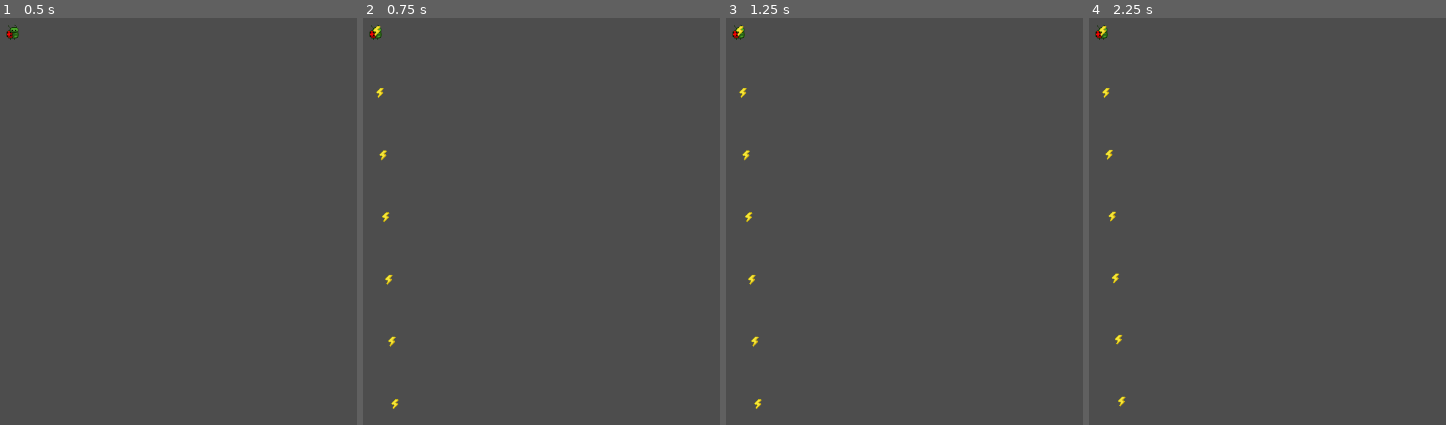
Above: before the commit, frames 1-4 (left to right).
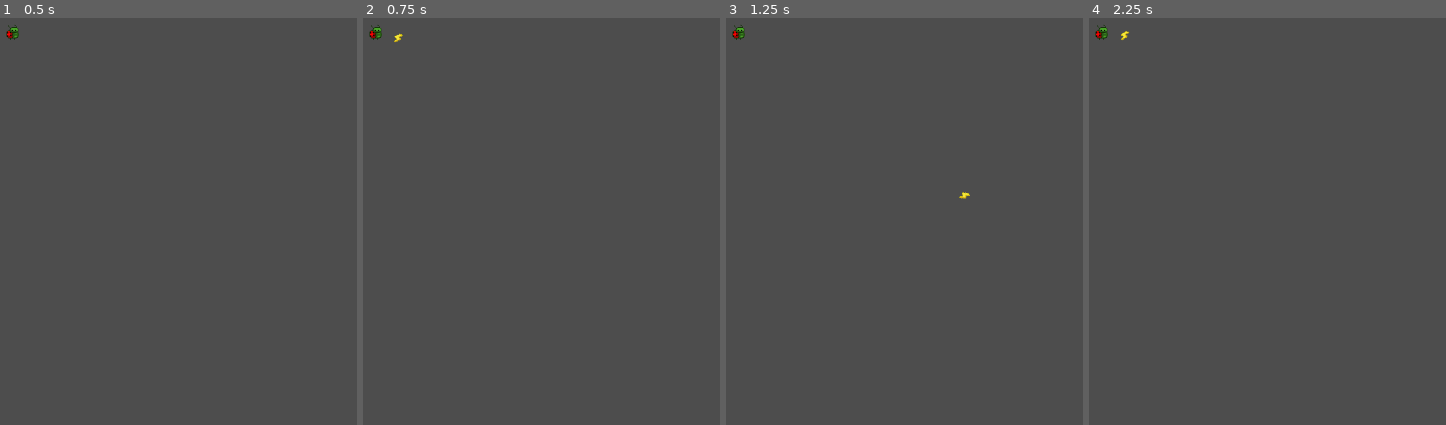
Above: after the commit, the same moments.

Repository: HypotheticalWhale/BabyThrowingSim
Game: Godot game, scene res://Scenes/Main.tscn
The game is run twice, just before and just after one commit, with the same random seed, the same clock (stepped at 60 frames per second) and the same inputs.
Inputs (mouse positions are in pixels of both pictures, inside the frame that each line leads up to):
- Up to frame 1 (0.5 s): no input
- Up to frame 2 (0.75 s): tap Enter at 0.5 s; move the mouse to (outside the picture) at 0.52 s; hold Space (shoot) from 0.53 s (still down); click (outside the picture) at 0.67 s
- Up to frame 3 (1.25 s): keep holding Space (shoot)
- Up to frame 4 (2.25 s): move the mouse to (1263, 221) at 1.27 s; release Space (shoot) at 1.28 s; tap Space (shoot) at 1.35 s; click (1263, 221) at 1.42 s; tap Enter at 2 s; move the mouse to (outside the picture) at 2.02 s; hold Space (shoot) from 2.03 s (still down); click (outside the picture) at 2.17 s

Frame 1 is identical in both runs. In frame 2, 0.2% of the frame differs, in the area x 2-12%, y 1-97%; in frame 3, 0.2%, in the area x 2-69%, y 1-97%; in frame 4, 0.2%.

Commit message:
projectile motion

Diff:
--- a/Player/Player.gd
+++ b/Player/Player.gd
@@ -1,21 +1,45 @@
+#extends Node2D
+#
+## Exposed variables
+#@export var projectile_scene: PackedScene
+#@export var arc_height: float = 100.0  # Adjust this value to control the height of the arc
+#var projectile_speed: float = 5.0
+#var direction: Vector2
+#
+## Called every frame
+#func _process(delta: float) -> void:
+	#if Input.is_action_pressed("shoot"):
+		#var mouse_position: Vector2 = get_global_mouse_position()
+		#var projectile_instance: Node2D = projectile_scene.instantiate()
+		#projectile_instance.global_position = global_position
+		#direction = (mouse_position - global_position).normalized()
+		#var time_to_target: float = direction.length() / projectile_speed
+		#var initial_velocity_x: float = direction.x * projectile_speed
+		#var initial_velocity_y: float = (direction.y * projectile_speed) + (0.5 * arc_height * 9.8 * time_to_target)
+		## Set the projectile's initial velocity
+		#projectile_instance.velocity = Vector2(initial_velocity_x, initial_velocity_y)
+		#get_parent().add_child(projectile_instance)
+
 extends Node2D
 
-# Exposed variables
 @export var projectile_scene: PackedScene
-@export var arc_height: float = 100.0  # Adjust this value to control the height of the arc
-var projectile_speed: float = 5.0
-var direction: Vector2
 
-# Called every frame
-func _process(delta: float) -> void:
-	if Input.is_action_pressed("shoot"):
-		var mouse_position: Vector2 = get_global_mouse_position()
-		var projectile_instance: Node2D = projectile_scene.instantiate()
-		projectile_instance.global_position = global_position
-		direction = (mouse_position - global_position).normalized()
-		var time_to_target: float = direction.length() / projectile_speed
-		var initial_velocity_x: float = direction.x * projectile_speed
-		var initial_velocity_y: float = (direction.y * projectile_speed) + (0.5 * arc_height * 9.8 * time_to_target)
-		# Set the projectile's initial velocity
-		projectile_instance.velocity = Vector2(initial_velocity_x, initial_velocity_y)
-		get_parent().add_child(projectile_instance)
+func _physics_process(delta):
+	point_head_to_mouse()
+
+func point_head_to_mouse():
+	var mouse_pos = get_global_mouse_position()  # Get the global position of the mouse cursor
+	var direction = (mouse_pos - global_position).normalized()  # Calculate the direction to the cursor
+	var angle = atan2(direction.y, direction.x)  # Calculate the angle in radians
+
+func _input(event):
+	if event is InputEventMouseButton and event.button_index == MOUSE_BUTTON_LEFT and event.pressed:
+		spawn_fireball()
+
+func spawn_fireball():
+	var fireball = projectile_scene.instantiate()
+	add_child(fireball)
+	var mouse_pos = get_global_mouse_position()
+	var direction = (mouse_pos - fireball.global_position).normalized()
+	var initial_speed = 700  # Set your desired speed
+	fireball.linear_velocity = direction * initial_speed
--- a/Projectile/Baby.gd
+++ b/Projectile/Baby.gd
@@ -1,10 +1,8 @@
-extends CharacterBody2D
+extends RigidBody2D
 
-# Called when the node enters the scene tree for the first time.
-func _ready():
-	pass # Replace with function body.
+var type = "projectile"
+var gravity = 50  # Adjust the gravity strength
 
-
-# Called every frame. 'delta' is the elapsed time since the previous frame.
-func _process(delta):
-	move_and_collide(velocity)
+func _integrate_forces(state):
+	linear_velocity += Vector2(0, gravity) * state.step
+	rotation = linear_velocity.angle()  # This will orient the fireball in its movement direction
--- a/Projectile/Baby.tscn
+++ b/Projectile/Baby.tscn
@@ -3,7 +3,7 @@
 [ext_resource type="Texture2D" uid="uid://c3j5gl2xbyksm" path="res://assets/Bolt.png" id="1_hqb2b"]
 [ext_resource type="Script" path="res://Projectile/Baby.gd" id="1_xdvmk"]
 
-[node name="Baby" type="CharacterBody2D"]
+[node name="Baby" type="RigidBody2D"]
 script = ExtResource("1_xdvmk")
 
 [node name="Sprite2D" type="Sprite2D" parent="."]
